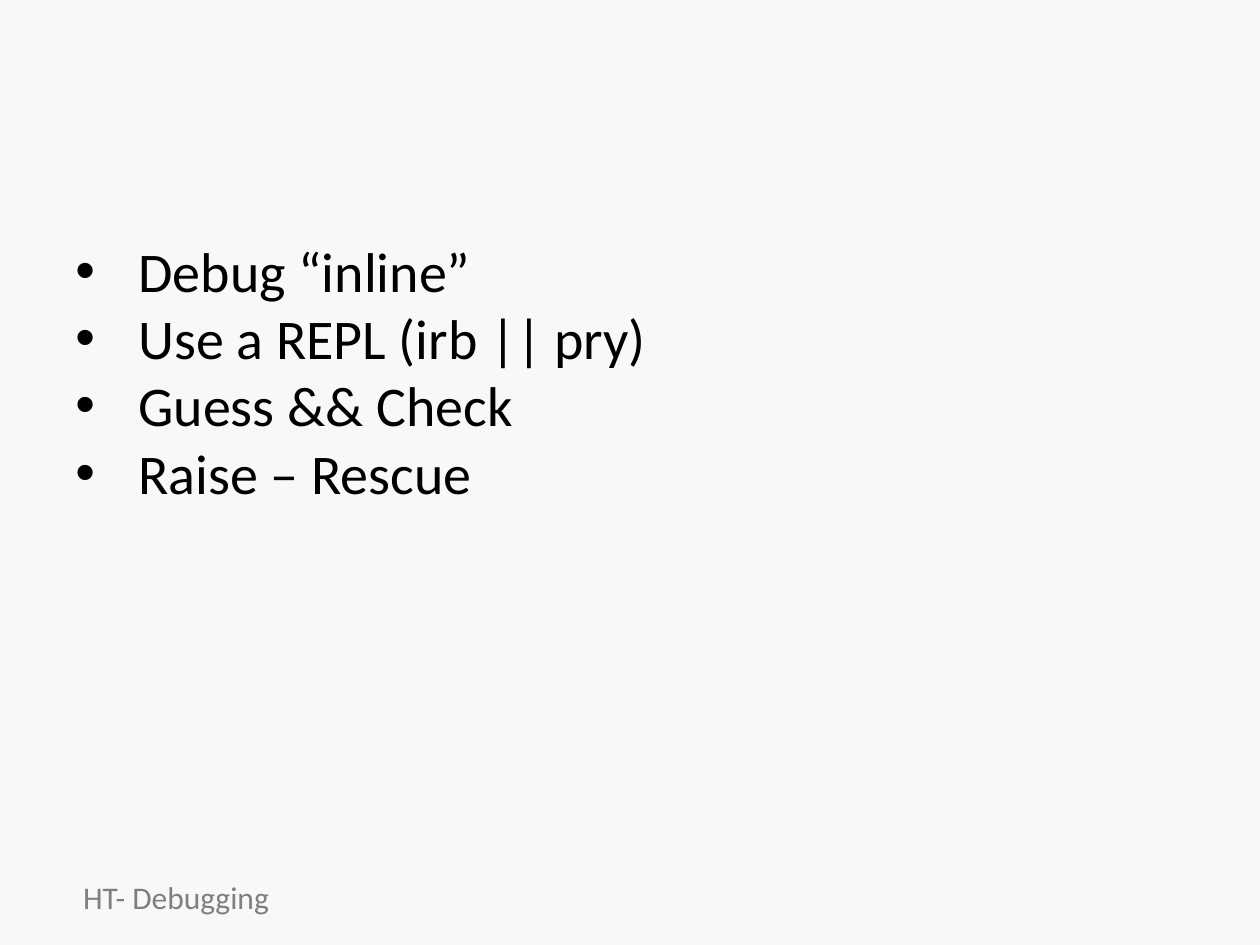
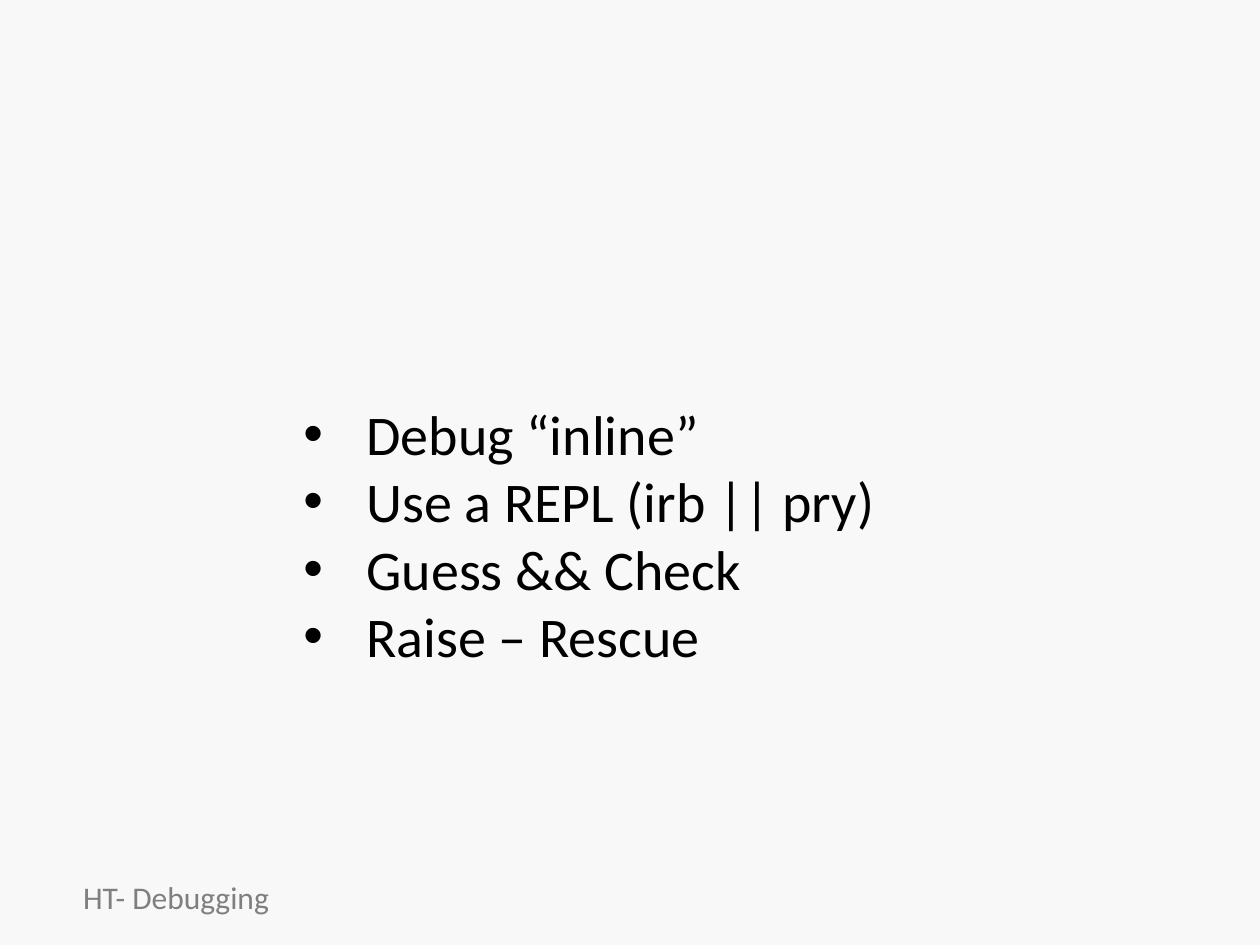
Before and after one commit to jumpcheng/debugging_notes, a slide deck: slide 11 of HT-debugging-basics.pptx. Drawn at 1260x945 pixels with LibreOffice and Linux fonts; fonts in the diff are those of the drawing; background and template pictures are left out. Boxes give left, top, right and bottom in pixels: in the first picture for what was removed or moved away, otherwise in the second. Text is boxed around its words. In the diff, an @@ line names an element or a change of style, - is before the commit and + after.

```diff
--- a/HT-debugging-basics.pptx
+++ b/HT-debugging-basics.pptx
@@ text "Debug “inline”": place and size @@
-text "Debug “inline”" at box(138, 251, 645, 495)
+text "Debug “inline”" at box(366, 414, 874, 658)
```
Also in this commit, not shown: 4 other slides changed, 1 slide added, 1 other file.
